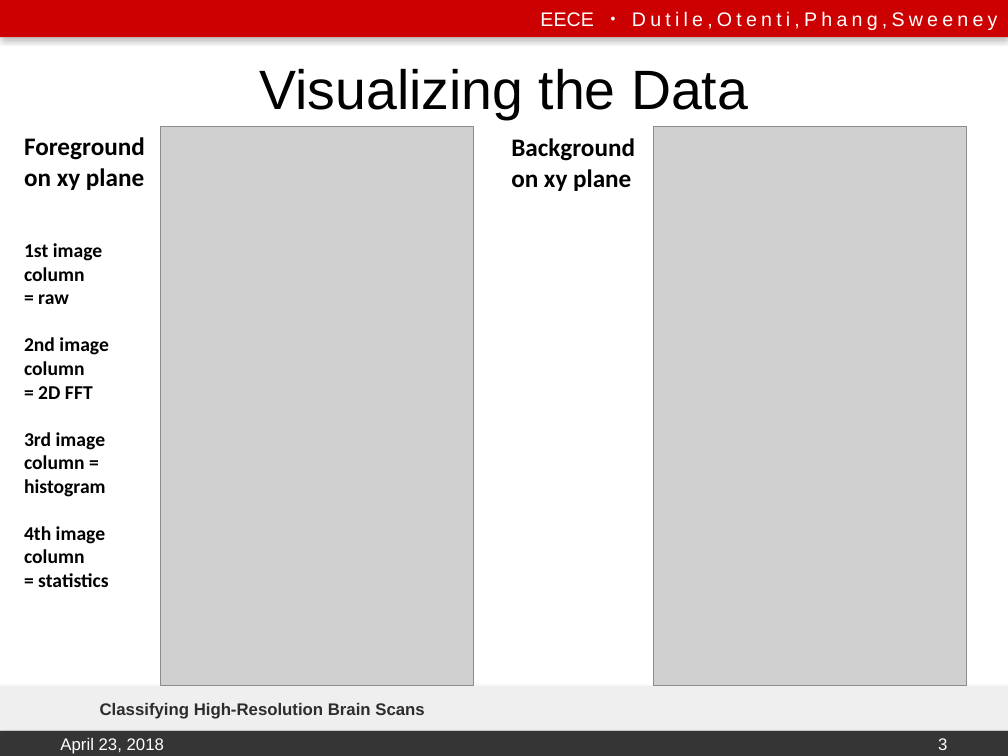
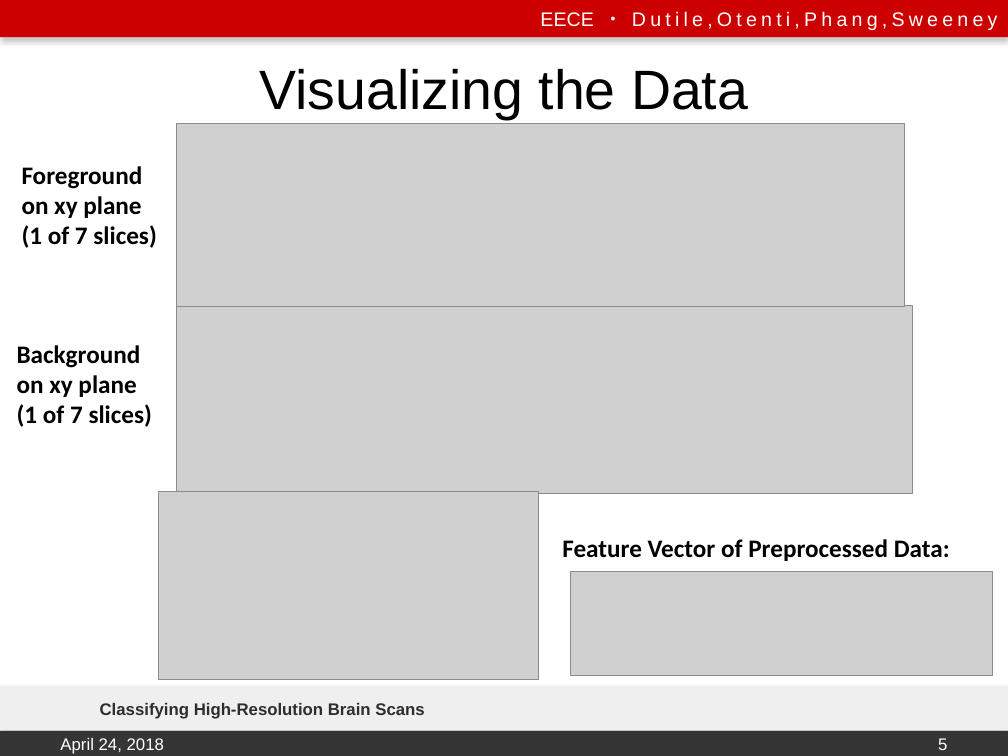
Before and after one commit to emily-jean/ml-brains, a slide deck: slide 5 of presentation/DutileOtentiPhangSweeney.pptx (slide 3 before the commit). Drawn at 1008x756 pixels with LibreOffice and Linux fonts; fonts in the diff are those of the drawing; grey boxes stand for pictures; background and template pictures are left out. Boxes give left, top, right and bottom in pixels: in the first picture for what was removed or moved away, otherwise in the second. Text is boxed around its words. In the diff, an @@ line names an element or a change of style, - is before the commit and + after.

Commit message:
update presentation

```diff
--- a/presentation/DutileOtentiPhangSweeney.pptx
+++ b/presentation/DutileOtentiPhangSweeney.pptx
@@ picture removed at [160, 127, 474, 686] @@
@@ picture added at [176, 123, 904, 306] @@
@@ picture removed at [653, 127, 967, 686] @@
@@ text "Foreground on xy plane": place and size @@
-text "Foreground on xy plane" at [24, 137, 145, 587]
+text "Foreground on xy plane" at [22, 166, 156, 248]
@@ text at [22, 225, 156, 248]: text changed; size 14 to 18 pt @@
-1st image column
-= raw
-2nd image column
-= 2D FFT
-3rd image column = histogram
-4th image column
-= statistics
+(1 of 7 slices)
@@ picture added at [176, 305, 912, 494] @@
@@ text "Background on xy plane": place and size @@
-text "Background on xy plane" at [511, 138, 635, 191]
+text "Background on xy plane" at [17, 345, 152, 427]
@@ text at [17, 404, 152, 427]: paragraph added @@
+(1 of 7 slices)
@@ picture added at [159, 492, 539, 679] @@
@@ text added at [562, 539, 950, 561], 18 pt, text #000000, bold @@
+Feature Vector of Preprocessed Data:
@@ picture added at [571, 572, 992, 675] @@
@@ text at [60, 738, 164, 754]: text changed @@
-April 23, 2018
+April 24, 2018
@@ page number at [938, 738, 947, 750]: text changed @@
-3
+5
```
Also in this commit, not shown: 8 other slides changed, 1 slide added, 2 other files.
